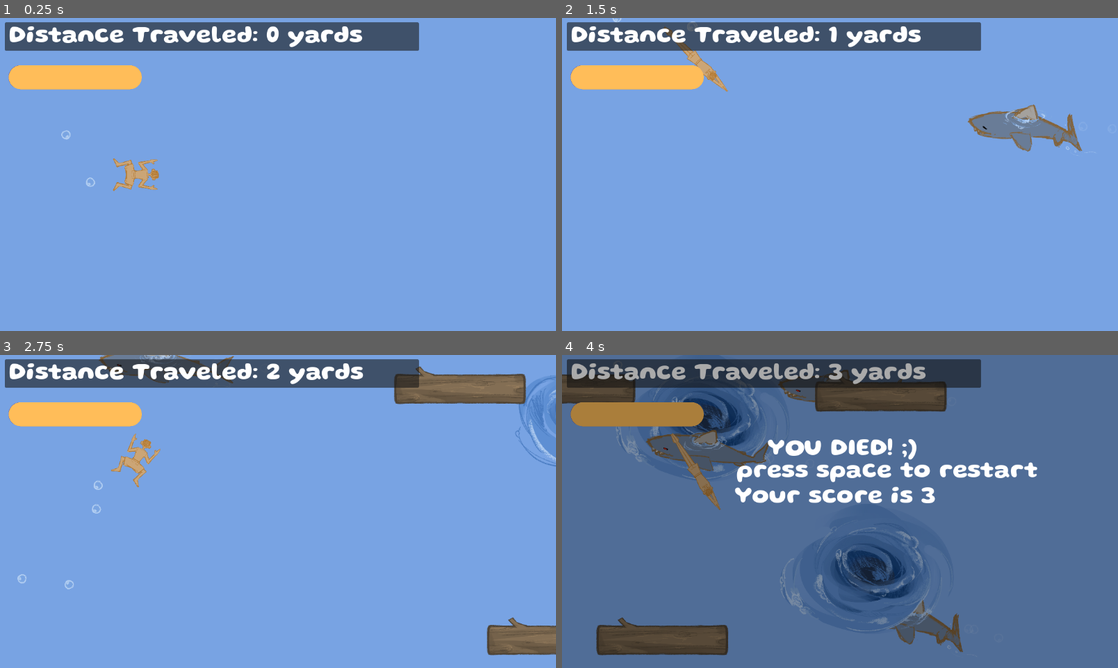
Above: before the commit, frames 1-4 (two rows, left to right).
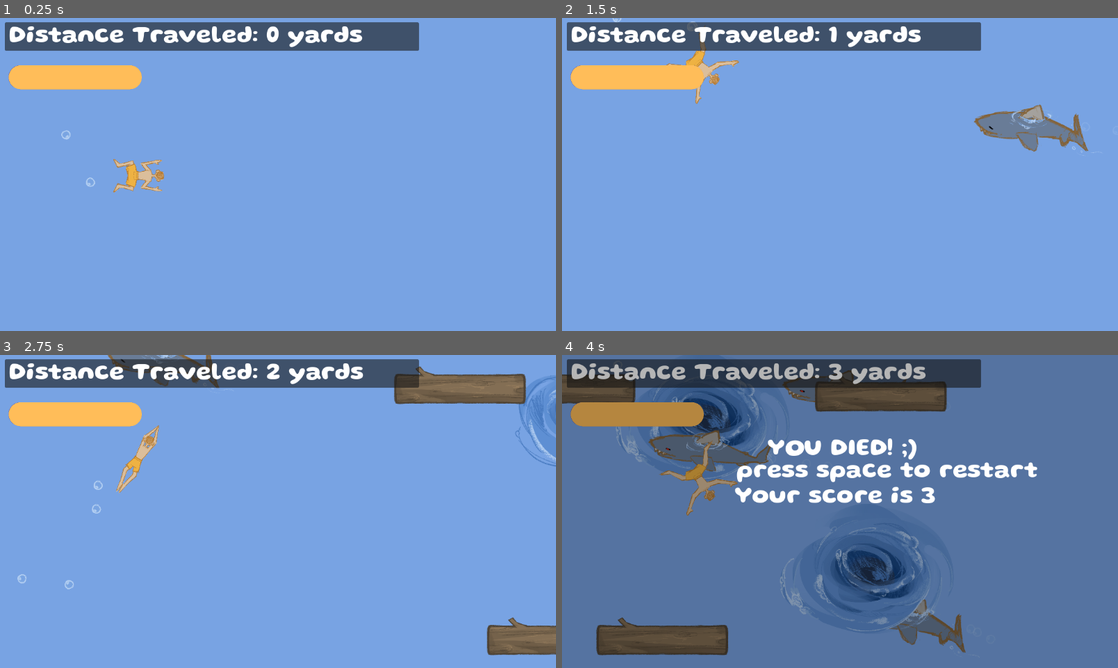
Above: after the commit, the same moments.

Repository: sophieTheProgrammer/microjam-island-61
Game: Godot game, scene res://scenes/game.tscn
Two runs of this game, one before a commit and one after it. Both use one fixed random seed, a clock stepped at 60 frames per second and the inputs below. Sound files missing from this copy of the repository are replaced by a short silence.
Inputs (mouse positions are in pixels of both pictures, inside the frame that each line leads up to):
- Up to frame 1 (0.25 s): no input
- Up to frame 2 (1.5 s): tap Enter (ui_accept) at 0.5, 0.77 s; move the mouse to (962, 158) at 0.52 s; hold Up (up) 0.53-1.28 s; click (962, 158) at 0.6 s; move the mouse to (728, 190) at 1.27 s; hold Down (down) from 1.28 s (still down); click (728, 190) at 1.35 s
- Up to frame 3 (2.75 s): tap Enter (ui_accept) at 1.52 s; move the mouse to (333, 442) at 2.02 s; release Down (down) at 2.03 s; hold Up (up) from 2.03 s (still down); click (333, 442) at 2.1 s
- Up to frame 4 (4 s): move the mouse to (812, 574) at 2.77 s; click (812, 574) at 2.85 s; tap Enter (ui_accept) at 3.02, 3.77 s; move the mouse to (1006, 558) at 3.52 s; release Up (up) at 3.53 s; hold Down (down) from 3.53 s (still down); click (1006, 558) at 3.6 s

The runs differ from the first frame. In frame 1, 0.5% of the frame differs, in the area x 20-30%, y 44-56%; in frame 2, 1.6%; in frame 3, 1.2%; in frame 4, 1.7%, in the area x 15-73%, y 4-96%.

Commit message:
moar visuals

Diff:
--- a/scenes/player.tscn
+++ b/scenes/player.tscn
@@ -1,26 +1,26 @@
 [gd_scene format=3 uid="uid://dh8ov6dq61m3o"]
 
 [ext_resource type="Script" uid="uid://drvmoxxivf82k" path="res://scripts/player.gd" id="1_0s3u6"]
-[ext_resource type="Texture2D" uid="uid://px85q71o6ahi" path="res://art/swimmer/IMG_3306.png" id="2_2c7ny"]
-[ext_resource type="Texture2D" uid="uid://b16buaif42l4j" path="res://art/swimmer/IMG_3307.png" id="3_0jhex"]
-[ext_resource type="Texture2D" uid="uid://d2m6l5capoqsj" path="res://art/swimmer/IMG_3308.png" id="4_38am0"]
-[ext_resource type="Texture2D" uid="uid://dd2o4jjutnmt3" path="res://art/swimmer/IMG_3309.png" id="5_xfidv"]
-[ext_resource type="Texture2D" uid="uid://7dgjbe0d2rh" path="res://art/IMG_3325.png" id="6_tuyoq"]
+[ext_resource type="Texture2D" uid="uid://y4n33qm8kuqr" path="res://art/swimmer/IMG_3326.png" id="2_tuyoq"]
+[ext_resource type="Texture2D" uid="uid://brcd5am2a2xlt" path="res://art/swimmer/IMG_3328.png" id="3_fjrip"]
+[ext_resource type="Texture2D" uid="uid://c280inrjurhpa" path="res://art/swimmer/IMG_3331.png" id="4_smehm"]
+[ext_resource type="Texture2D" uid="uid://b24vyekfn5mnt" path="res://art/swimmer/IMG_3333.png" id="5_ur7pv"]
+[ext_resource type="Texture2D" uid="uid://7dgjbe0d2rh" path="res://art/bubble.png" id="6_tuyoq"]
 
 [sub_resource type="SpriteFrames" id="SpriteFrames_h2h35"]
 animations = [{
 "frames": [{
 "duration": 1.0,
-"texture": ExtResource("2_2c7ny")
+"texture": ExtResource("2_tuyoq")
 }, {
 "duration": 1.0,
-"texture": ExtResource("3_0jhex")
+"texture": ExtResource("4_smehm")
 }, {
 "duration": 1.0,
-"texture": ExtResource("4_38am0")
+"texture": ExtResource("3_fjrip")
 }, {
 "duration": 1.0,
-"texture": ExtResource("5_xfidv")
+"texture": ExtResource("5_ur7pv")
 }],
 "loop": 1,
 "name": &"default",
@@ -28,7 +28,8 @@
 }]
 
 [sub_resource type="CapsuleShape2D" id="CapsuleShape2D_po4rd"]
-height = 100.0
+radius = 7.9999995
+height = 32.0
 
 [node name="player" type="CharacterBody2D" unique_id=1710529082]
 collision_layer = 3
@@ -36,14 +37,14 @@
 script = ExtResource("1_0s3u6")
 
 [node name="AnimatedSprite2D" type="AnimatedSprite2D" parent="." unique_id=407492177]
-position = Vector2(0.9999981, -9.536743e-07)
-rotation = 1.5707964
-scale = Vector2(0.1308865, 0.13088648)
+position = Vector2(5, 1.9999981)
+scale = Vector2(0.14415954, 0.13508584)
 sprite_frames = SubResource("SpriteFrames_h2h35")
 autoplay = "default"
+frame_progress = 0.7105296
 
 [node name="CollisionShape2D" type="CollisionShape2D" parent="." unique_id=1614122116]
-position = Vector2(11, 0)
+position = Vector2(21, 2)
 rotation = 1.5707964
 shape = SubResource("CapsuleShape2D_po4rd")
 
--- a/scenes/shark.tscn
+++ b/scenes/shark.tscn
@@ -6,7 +6,7 @@
 [ext_resource type="PackedScene" uid="uid://b3jdkt7w7260b" path="res://scenes/death.tscn" id="3_po4rd"]
 [ext_resource type="Texture2D" uid="uid://661uppgawuat" path="res://art/shark/3.png" id="4_kbhwa"]
 [ext_resource type="Texture2D" uid="uid://b2esr5mt7jxxv" path="res://art/shark/4.png" id="5_q38ne"]
-[ext_resource type="Texture2D" uid="uid://7dgjbe0d2rh" path="res://art/IMG_3325.png" id="7_gx357"]
+[ext_resource type="Texture2D" uid="uid://7dgjbe0d2rh" path="res://art/bubble.png" id="7_gx357"]
 
 [sub_resource type="SpriteFrames" id="SpriteFrames_inbs7"]
 animations = [{
Renamed: art/IMG_3325.png -> art/bubble.png
Not shown, changed: art/bubble.png.import
Binary file removed: art/swimmer/IMG_3306.png
Binary file removed: art/swimmer/IMG_3307.png
Binary file removed: art/swimmer/IMG_3308.png
Binary file removed: art/swimmer/IMG_3309.png
Not shown, changed: art/swimmer/IMG_3326.png.import
Not shown, changed: art/swimmer/IMG_3328.png.import
Not shown, changed: art/swimmer/IMG_3331.png.import
Not shown, changed: art/swimmer/IMG_3333.png.import
Renamed: art/IMG_3311.png -> art/waves.png
Not shown, changed: art/waves.png.import
